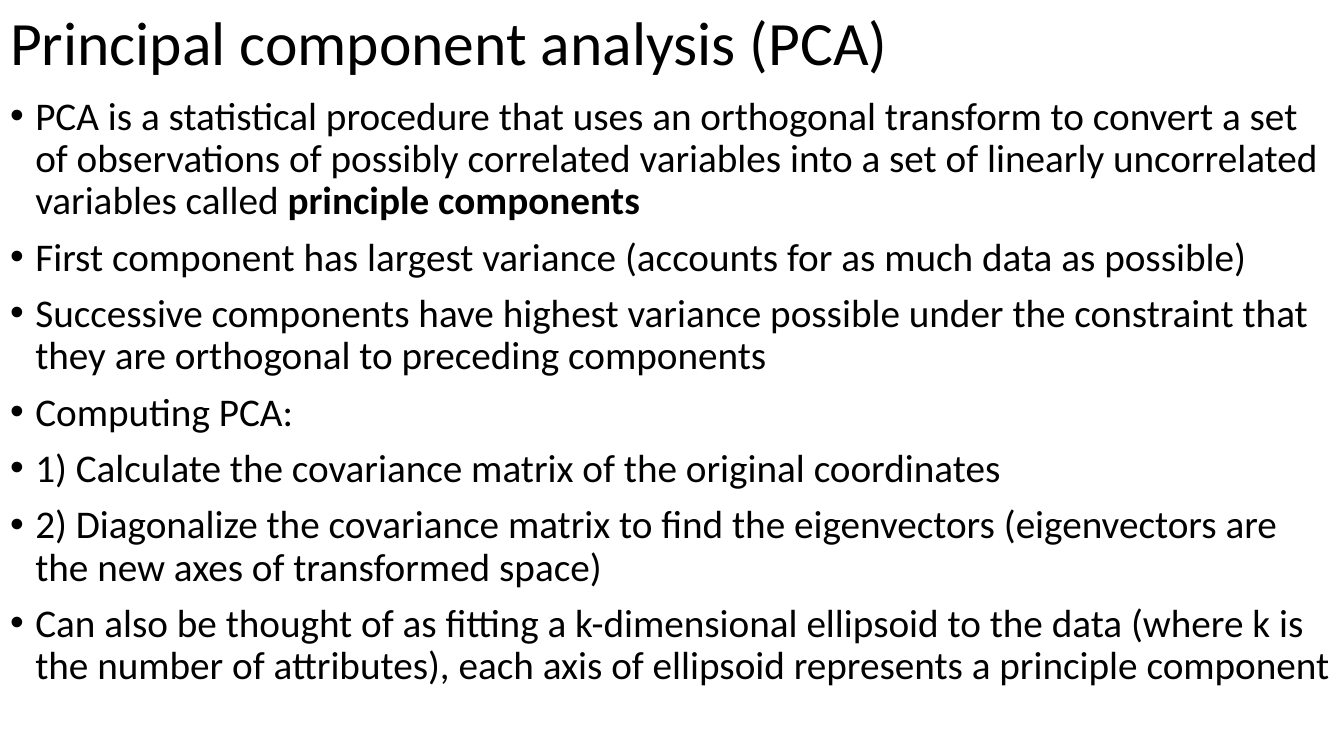
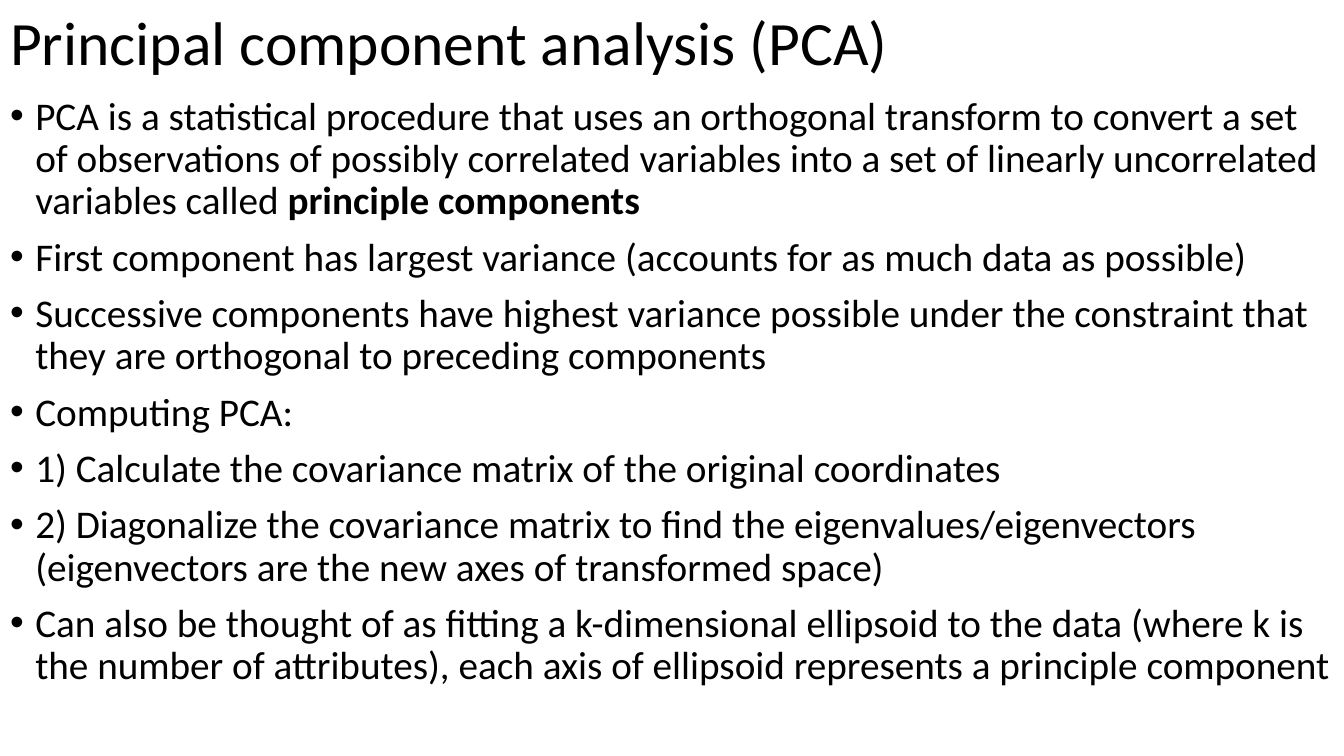
Before and after one commit to russellu/cs405, a slide deck: slide 5 of Lecture_15.pptx. Drawn at 1344x756 pixels with LibreOffice and Linux fonts; fonts in the diff are those of the drawing. Boxes give left, top, right and bottom in pixels: in the first picture for what was removed or moved away, otherwise in the second. Text is boxed around its words. In the diff, an @@ line names an element or a change of style, - is before the commit and + after.

```diff
--- a/Lecture_15.pptx
+++ b/Lecture_15.pptx
@@ text at bbox=[35, 509, 1195, 588]: text changed @@
-• 2) Diagonalize the covariance matrix to find the eigenvectors (eigenvectors are the new axes of transformed space)
+• 2) Diagonalize the covariance matrix to find the eigenvalues/eigenvectors (eigenvectors are the new axes of transformed space)
```
Also in this commit, not shown: 5 other slides changed, 6 slides added, 2 other files.
